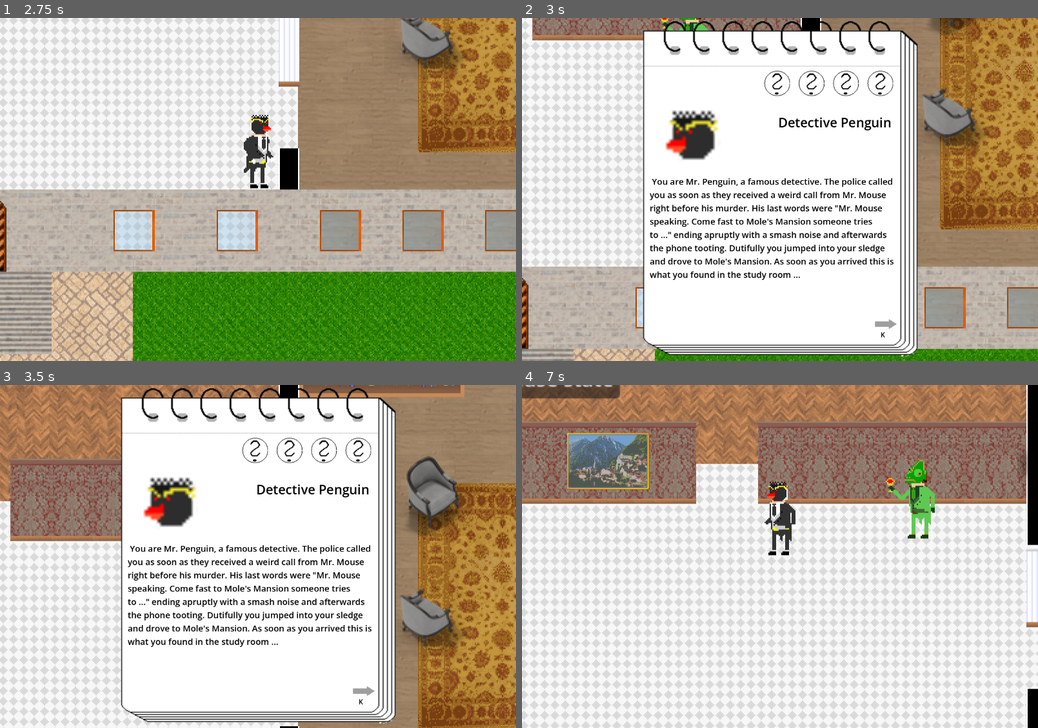
Above: before the commit, frames 1-4 (two rows, left to right).
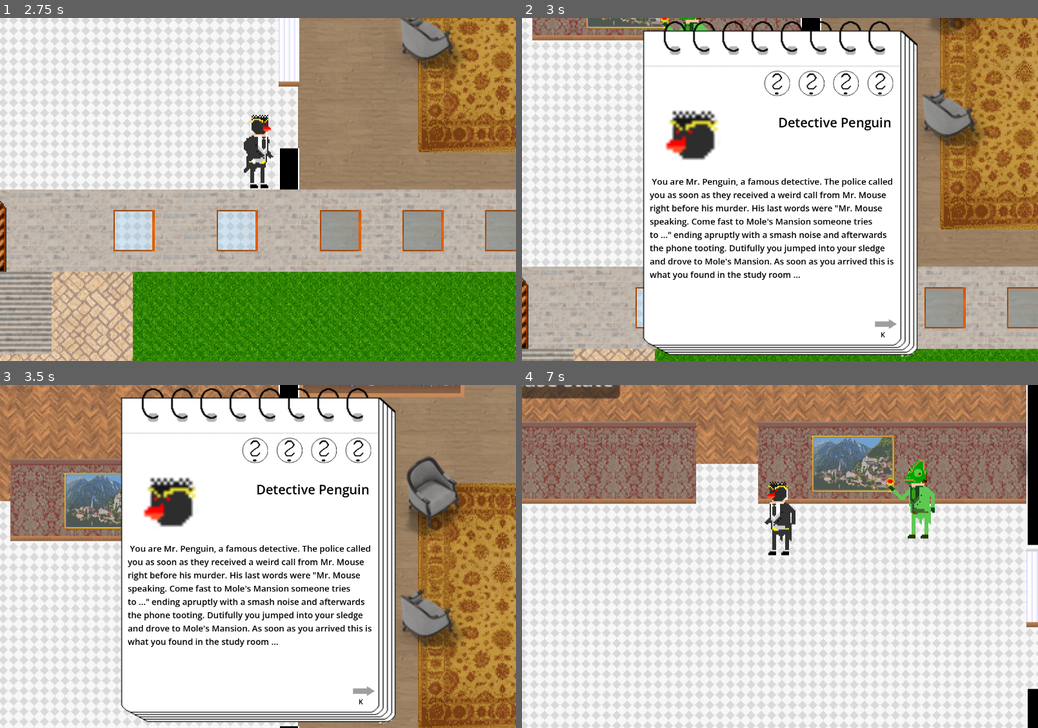
Above: after the commit, the same moments.

Repository: gartenschlaefer/mmmmm
Game: Godot game, scene res://scenes/testing/dialogue_test.tscn
Two runs of this game, one before a commit and one after it. Both use one fixed random seed, a clock stepped at 60 frames per second and the inputs below. This scene is started directly instead of the project's main scene.
Inputs:
- Up to frame 1 (2.75 s): tap Enter at 0.5 s; hold D (right) 0.53-1.28 s; hold X (interact) 0.53-1.28 s; hold S (down) 1.28-2.03 s; tap K (next_page) at 1.35 s; hold D (right) from 2.03 s (still down); tap J (prev_page) at 2.1 s
- Up to frame 2 (3 s): release D (right) at 2.78 s; hold W (up) from 2.78 s (still down); tap Tab (toggle_notes) at 2.85 s
- Up to frame 3 (3.5 s): keep holding W (up)
- Up to frame 4 (7 s): release W (up) at 3.53 s; hold X (interact) 3.53-4.28 s; hold A (left) 3.53-5.03 s; tap K (next_page) at 4.35 s; hold S (down) 5.03-5.78 s; tap J (prev_page) at 5.1 s; hold D (right) 5.78-6.53 s; tap Tab (toggle_notes) at 5.85 s; hold W (up) from 6.53 s (still down); hold X (interact) from 6.53 s (still down)

Frame 1 is identical in both runs. In frame 2, 0.4% of the frame differs, in the area x 12-29%, y 0-4%; in frame 3, 1.7%; in frame 4, 5.0%, in the area x 8-73%, y 13-32%.

Commit message:
add telephone

Diff:
--- a/scenes/mystery_murder_world.tscn
+++ b/scenes/mystery_murder_world.tscn
@@ -40,6 +40,7 @@
 [ext_resource type="PackedScene" path="res://prefabs/hint_invitation.tscn" id="38_hpsgn"]
 [ext_resource type="PackedScene" path="res://prefabs/hint_book.tscn" id="39_ntk4m"]
 [ext_resource type="PackedScene" path="res://prefabs/hint_toolbox.tscn" id="40_1qhsd"]
+[ext_resource type="Texture2D" uid="uid://cuv6hlds08op2" path="res://art/interior/telephone.png" id="41_1qhsd"]
 
 [sub_resource type="TileSetAtlasSource" id="TileSetAtlasSource_ghuc2"]
 texture = ExtResource("7_sy5t6")
@@ -104,7 +105,7 @@
 tile_set = ExtResource("5_tffub")
 
 [node name="Hallstadt" type="Sprite2D" parent="." unique_id=2136670839]
-position = Vector2(236, 575)
+position = Vector2(426, 577)
 scale = Vector2(0.5, 0.5)
 texture = ExtResource("16_kg8af")
 
@@ -273,3 +274,7 @@
 
 [node name="hint_toolbox" parent="." unique_id=648165589 instance=ExtResource("40_1qhsd")]
 position = Vector2(887, 340)
+
+[node name="Telephone" type="Sprite2D" parent="." unique_id=1693560214]
+position = Vector2(-154, 653)
+texture = ExtResource("41_1qhsd")
Binary file added: art/interior/telephone.png
Not shown, added: art/interior/telephone.png.import
